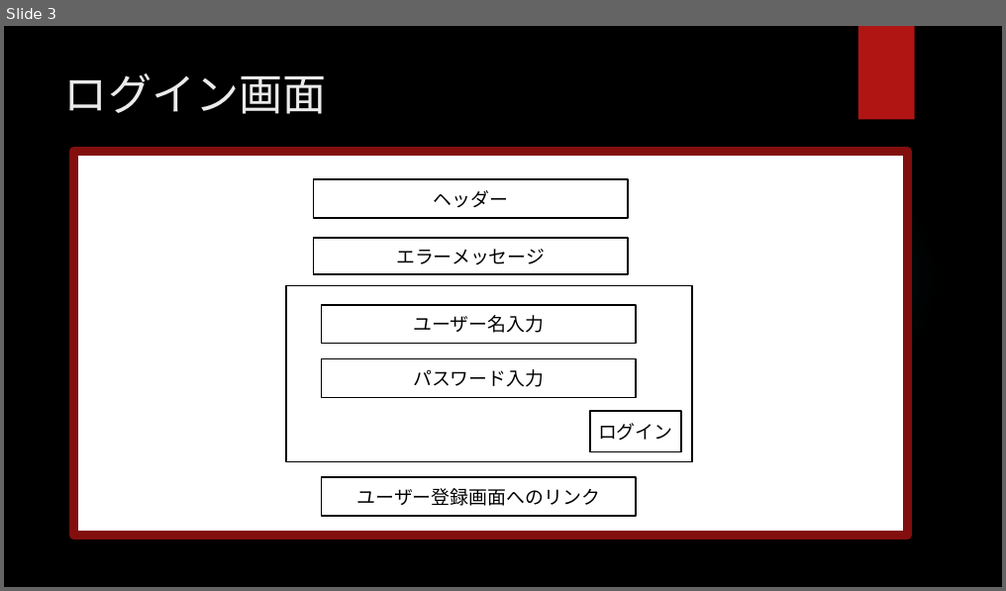
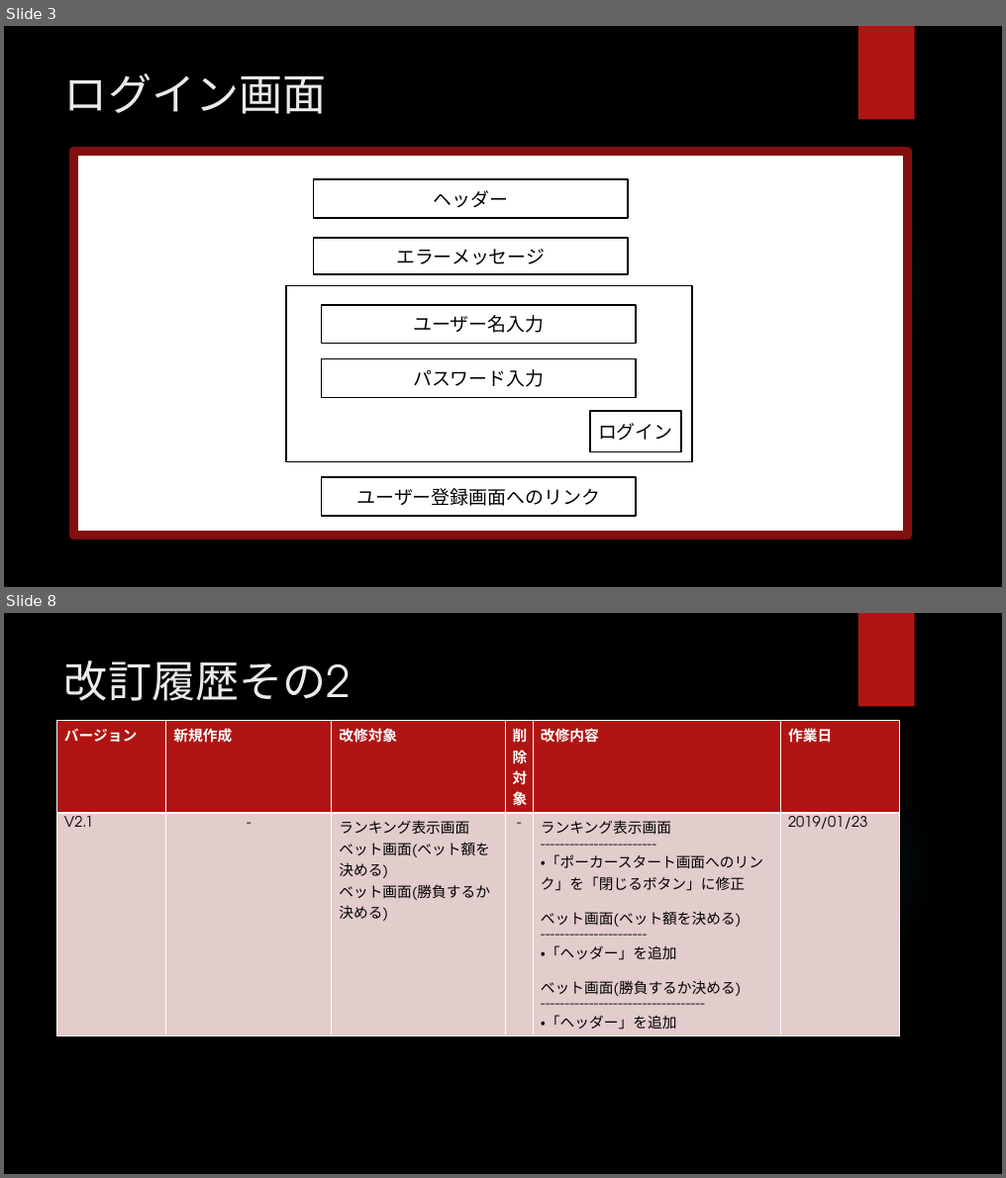
Before and after one commit to CSTSCSTS/UserAp, a slide deck: docs/基本設計/ワイヤーフレーム/ポーカー拡張 ワイヤーフレーム.pptx. Shown one above the other, each under a label of ours: slide 3 before the commit, slides 3 and 8 after it; the slides between them are not shown. The pictures are 1006x591 and 1006x1178 pixels, drawn with LibreOffice and Linux fonts; fonts in the diff are those of the drawing; background and template pictures are left out. Boxes give left, top, right and bottom in pixels: in the first picture for what was removed or moved away, otherwise in the second. Text is boxed around its words. In the diff, an @@ line names an element or a change of style, - is before the commit and + after.

Commit message:
ワイヤーフレーム修正

```diff
--- a/docs/基本設計/ワイヤーフレーム/ポーカー拡張 ワイヤーフレーム.pptx
+++ b/docs/基本設計/ワイヤーフレーム/ポーカー拡張 ワイヤーフレーム.pptx
@@ slide 8 added at bbox=[4, 613, 1002, 1174], background picture (left out); not listed: 2 template elements that a slide beside it also shows @@
@@ title added at bbox=[64, 661, 350, 701], 42 pt, text #EBEBEB @@
+改訂履歴その2
@@ table added at bbox=[57, 721, 900, 1034], 2 rows, 6 columns @@
+バージョン | 新規作成 | 改修対象 | 削除対象 | 改修内容 | 作業日
+V2.1 | - | ランキング表示画面 / ベット画面(ベット額を決める) / ベット画面(勝負するか決める) | - | ランキング表示画面 / ------------------------ / ・「ポーカースタート画面へのリンク」を「閉じるボタン」に修正 / ベット画面(ベット額を決める) / ---------------------- / ・「ヘッダー」を追加 / ベット画面(勝負するか決める) / ---------------------------------- / ・「ヘッダー」を追加 | 2019/01/23
```
Also in this commit, not shown: 4 slides changed.
